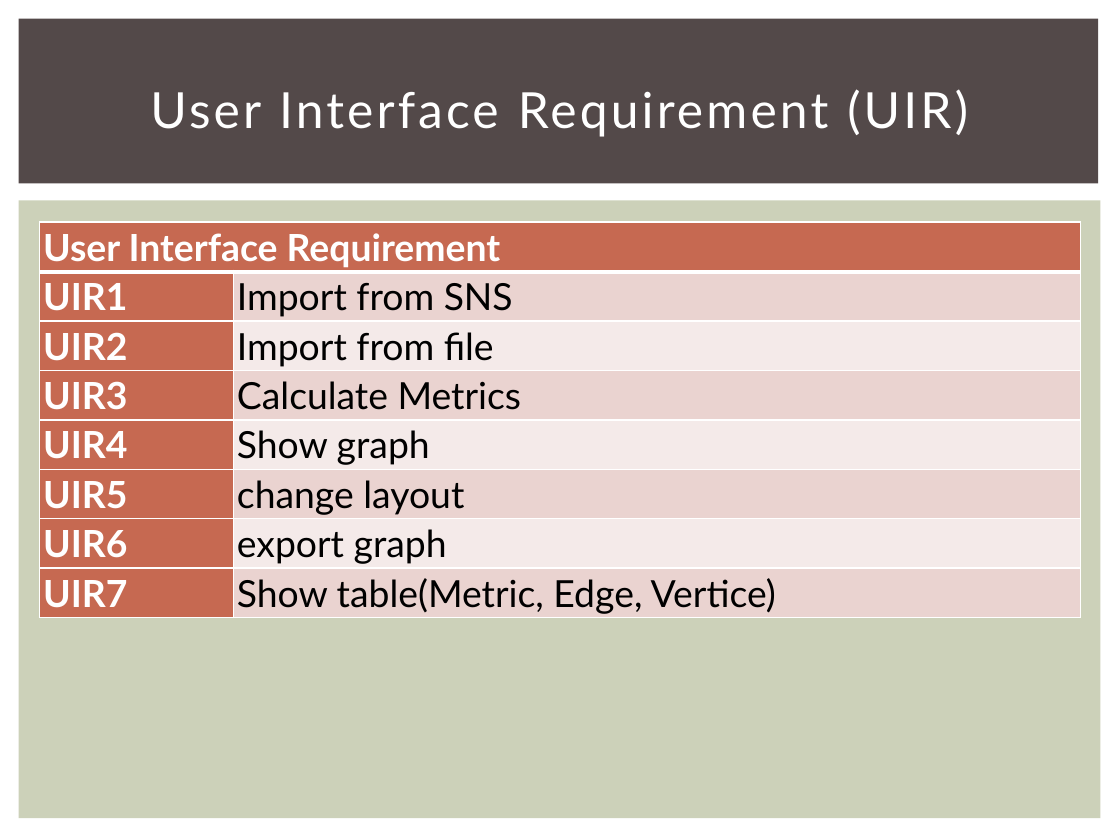
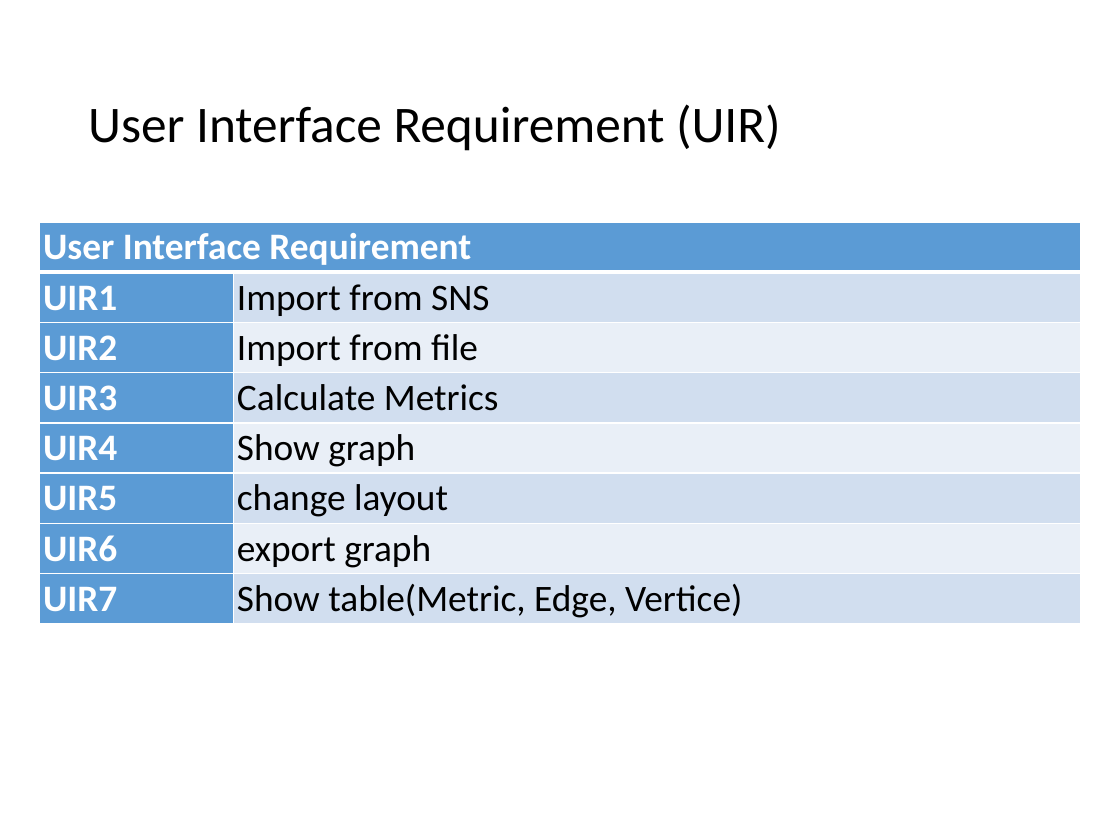
Before and after one commit to 2014-sed-team3/term-project, a slide deck: slide 14 of project/report/report.pptx (slide 15 before the commit). Drawn at 1120x840 pixels with LibreOffice and Linux fonts; fonts in the diff are those of the drawing. Boxes give left, top, right and bottom in pixels: in the first picture for what was removed or moved away, otherwise in the second. Text is boxed around its words. In the diff, an @@ line names an element or a change of style, - is before the commit and + after.

```diff
--- a/project/report/report.pptx
+++ b/project/report/report.pptx
@@ rectangle removed at [19,19,1099,184] @@
@@ title "User Interface Requirement (UIR)": place and size @@
-title "User Interface Requirement (UIR)" at [150,89,968,137]
+title "User Interface Requirement (UIR)" at [88,104,781,151]
@@ title "User Interface Requirement (UIR)" at [88,104,781,151]: size 32 to 33 pt, font Lato to Calibri, text colour #FFFFFF to #000000, letter spacing 2 to 0 pt; alignment centre to left; line spacing 1 to 0.9 @@
@@ rectangle removed at [19,200,1101,819] @@
@@ table at [39,222,1080,622] @@
@@ fill #C66951 to #5B9BD5 in 8 cells @@
@@ fill #EAD4D0 to #D2DEEF in 4 cells @@
@@ fill #F5EBE9 to #EAEFF7 in 3 cells @@
@@ font Lato to Calibri @@
```
Also in this commit, not shown: 29 other slides changed, 17 slides added, 12 slides removed.
